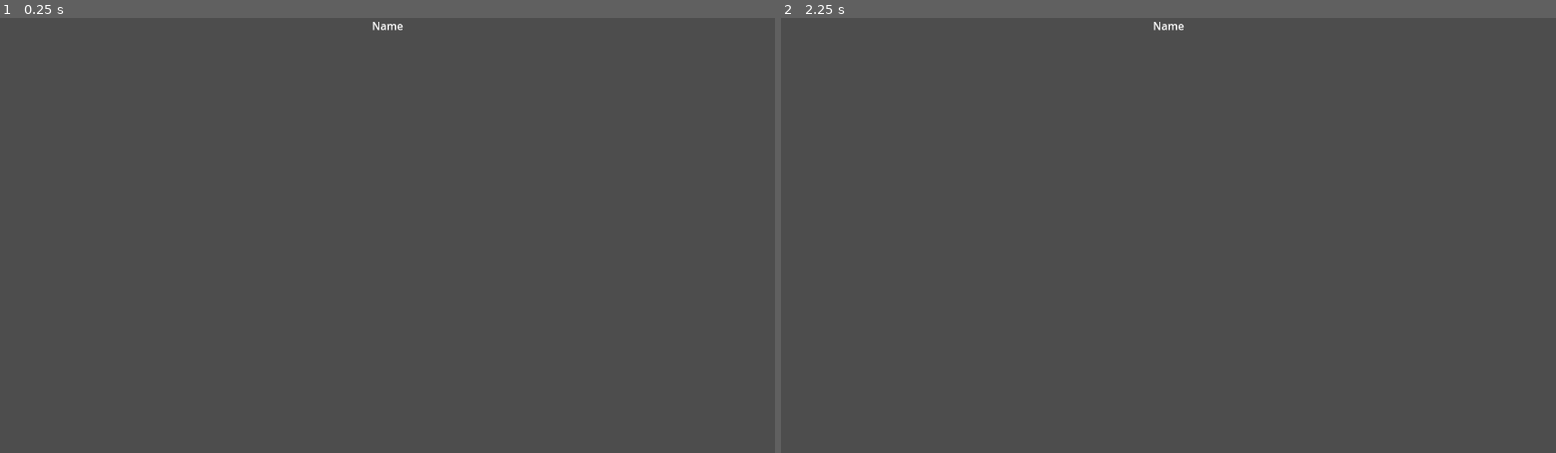
Above: before the commit, frames 1-2 (left to right).
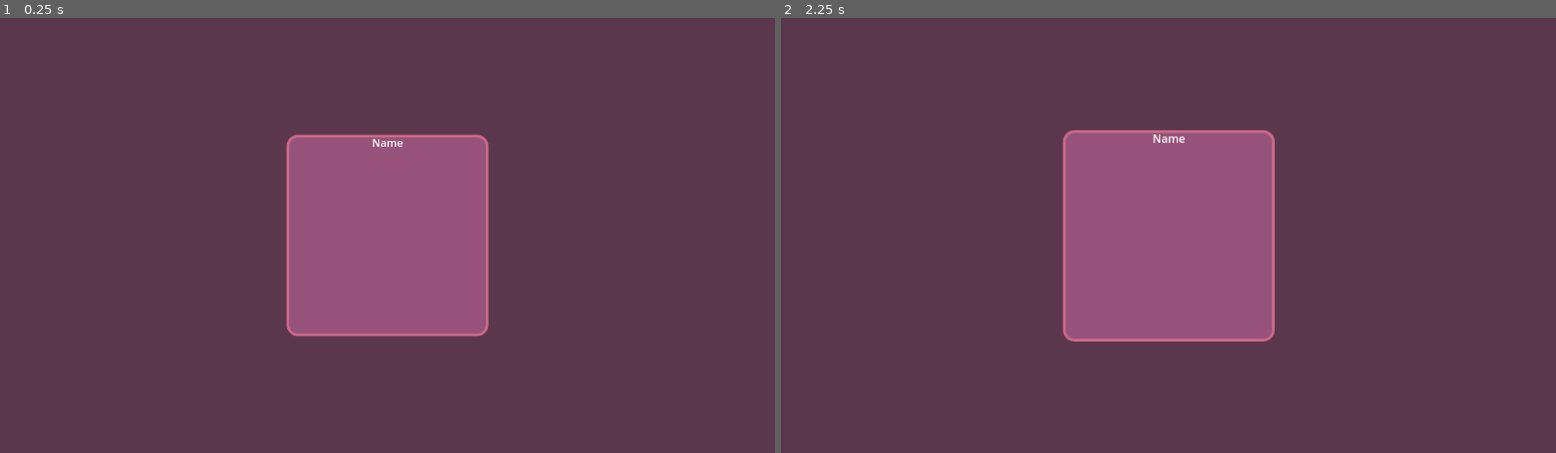
Above: after the commit, the same moments.

Repository: yannis300307/MelatoninLauncher
Game: Godot game, scene res://app_card.tscn
Two runs of this game, one before a commit and one after it. Both use one fixed random seed, a clock stepped at 60 frames per second and the inputs below. This scene is started directly instead of the project's main scene.
Inputs (mouse positions are in pixels of both pictures, inside the frame that each line leads up to):
- Up to frame 1 (0.25 s): no input
- Up to frame 2 (2.25 s): tap Enter at 0.5, 2 s; move the mouse to (1339, 213) at 0.52 s; tap Space at 1.25 s; move the mouse to (1013, 257) at 1.27 s; move the mouse to (1246, 139) at 2.02 s

The runs differ from the first frame. In frame 1, 12% of the frame differs, in the area x 36-64%, y 0-74%; in frame 2, 13%, in the area x 36-64%, y 0-75%.

Commit message:
Better cards

Diff:
--- /dev/null
+++ b/app_card.gd
@@ -0,0 +1,9 @@
+extends Control
+
+
+func _on_mouse_entered() -> void:
+	$AnimationPlayer.play("hover")
+
+
+func _on_mouse_exited() -> void:
+	$AnimationPlayer.play("unhover")
--- a/app_card.tscn
+++ b/app_card.tscn
@@ -1,15 +1,94 @@
-[gd_scene format=3 uid="uid://bxv65nbt07oqc"]
+[gd_scene load_steps=8 format=3 uid="uid://bxv65nbt07oqc"]
 
-[node name="Control" type="Control"]
-custom_minimum_size = Vector2(300, 100)
+[ext_resource type="Script" path="res://app_card.gd" id="1_sjren"]
+[ext_resource type="Texture2D" uid="uid://dffusfndjvkpg" path="res://assets/card_bg.png" id="1_t0xxc"]
+
+[sub_resource type="Theme" id="Theme_x5siw"]
+
+[sub_resource type="Animation" id="Animation_ufd4i"]
+length = 0.001
+tracks/0/type = "value"
+tracks/0/imported = false
+tracks/0/enabled = true
+tracks/0/path = NodePath(".:scale")
+tracks/0/interp = 1
+tracks/0/loop_wrap = true
+tracks/0/keys = {
+"times": PackedFloat32Array(0),
+"transitions": PackedFloat32Array(1),
+"update": 0,
+"values": [Vector2(1, 1)]
+}
+
+[sub_resource type="Animation" id="Animation_l3ig8"]
+resource_name = "hover"
+tracks/0/type = "value"
+tracks/0/imported = false
+tracks/0/enabled = true
+tracks/0/path = NodePath(".:scale")
+tracks/0/interp = 1
+tracks/0/loop_wrap = true
+tracks/0/keys = {
+"times": PackedFloat32Array(0, 0.2),
+"transitions": PackedFloat32Array(2, 1),
+"update": 0,
+"values": [Vector2(1, 1), Vector2(1.05, 1.05)]
+}
+
+[sub_resource type="Animation" id="Animation_d1y77"]
+resource_name = "unhover"
+tracks/0/type = "value"
+tracks/0/imported = false
+tracks/0/enabled = true
+tracks/0/path = NodePath(".:scale")
+tracks/0/interp = 1
+tracks/0/loop_wrap = true
+tracks/0/keys = {
+"times": PackedFloat32Array(0, 0.2),
+"transitions": PackedFloat32Array(2, 1),
+"update": 0,
+"values": [Vector2(1.05, 1.05), Vector2(1, 1)]
+}
+
+[sub_resource type="AnimationLibrary" id="AnimationLibrary_fkl1y"]
+_data = {
+"RESET": SubResource("Animation_ufd4i"),
+"hover": SubResource("Animation_l3ig8"),
+"unhover": SubResource("Animation_d1y77")
+}
+
+[node name="AppCard" type="Control"]
+custom_minimum_size = Vector2(300, 300)
 layout_mode = 3
-anchors_preset = 5
+anchors_preset = 8
 anchor_left = 0.5
+anchor_top = 0.5
 anchor_right = 0.5
-offset_left = -20.0
-offset_right = 20.0
-offset_bottom = 40.0
+anchor_bottom = 0.5
+offset_left = -150.0
+offset_top = -150.0
+offset_right = 150.0
+offset_bottom = 150.0
 grow_horizontal = 2
+grow_vertical = 2
+pivot_offset = Vector2(150, 150)
+size_flags_horizontal = 4
+size_flags_vertical = 4
+theme = SubResource("Theme_x5siw")
+script = ExtResource("1_sjren")
+
+[node name="TextureRect" type="NinePatchRect" parent="."]
+layout_mode = 1
+anchors_preset = 15
+anchor_right = 1.0
+anchor_bottom = 1.0
+grow_horizontal = 2
+grow_vertical = 2
+texture = ExtResource("1_t0xxc")
+patch_margin_left = 10
+patch_margin_top = 10
+patch_margin_right = 10
+patch_margin_bottom = 10
 
 [node name="name" type="Label" parent="."]
 layout_mode = 1
@@ -22,6 +101,25 @@
 grow_horizontal = 2
 text = "Name"
 
-[node name="image" type="Sprite2D" parent="."]
-position = Vector2(0, 30)
-centered = false
+[node name="image" type="TextureRect" parent="."]
+clip_contents = true
+custom_minimum_size = Vector2(250, 250)
+layout_mode = 1
+anchors_preset = 5
+anchor_left = 0.5
+anchor_right = 0.5
+offset_left = -125.0
+offset_top = 30.0
+offset_right = 125.0
+offset_bottom = 280.0
+grow_horizontal = 2
+expand_mode = 3
+stretch_mode = 5
+
+[node name="AnimationPlayer" type="AnimationPlayer" parent="."]
+libraries = {
+"": SubResource("AnimationLibrary_fkl1y")
+}
+
+[connection signal="mouse_entered" from="." to="." method="_on_mouse_entered"]
+[connection signal="mouse_exited" from="." to="." method="_on_mouse_exited"]
--- /dev/null
+++ b/assets/default_theme.tres
@@ -0,0 +1,8 @@
+[gd_resource type="Theme" load_steps=2 format=3 uid="uid://f6003b132kgj"]
+
+[ext_resource type="FontFile" uid="uid://byflj2jh3gji" path="res://assets/SourGummy-VariableFont_wdth,wght.ttf" id="1_p0me2"]
+
+[resource]
+default_font = ExtResource("1_p0me2")
+FlowContainer/constants/h_separation = 8
+FlowContainer/constants/v_separation = 8
--- a/main.gd
+++ b/main.gd
@@ -8,12 +8,12 @@
 	#print("Steam installation path:")
 	#print(await windows_get_steam_path())
 	var steam_utils = SteamUtils.new(steam_registry_path)
-	for i in await steam_utils.get_games_path():
+	for i in await steam_utils.get_games():
 		var app_card = preload("res://app_card.tscn").instantiate()
 		app_card.get_node("name").text = i.name
 		app_card.get_node("image").texture = i.card_image
 
-		$CardsContainer.add_child(app_card)
+		$MarginContainer/CardsContainer.add_child(app_card)
 
 # Called every frame. 'delta' is the elapsed time since the previous frame.
 func _process(delta: float) -> void:
--- a/main.tscn
+++ b/main.tscn
@@ -1,6 +1,7 @@
-[gd_scene load_steps=2 format=3 uid="uid://bkjfhtaacsawm"]
+[gd_scene load_steps=3 format=3 uid="uid://bkjfhtaacsawm"]
 
 [ext_resource type="Script" path="res://main.gd" id="1_f5tec"]
+[ext_resource type="Theme" uid="uid://f6003b132kgj" path="res://assets/default_theme.tres" id="1_y5ryv"]
 
 [node name="Main" type="Control"]
 layout_mode = 3
@@ -9,12 +10,23 @@
 anchor_bottom = 1.0
 grow_horizontal = 2
 grow_vertical = 2
+theme = ExtResource("1_y5ryv")
 script = ExtResource("1_f5tec")
 steam_registry_path = "HKEY_LOCAL_MACHINE\\SOFTWARE\\WOW6432Node\\Valve\\Steam"
 
-[node name="CardsContainer" type="HBoxContainer" parent="."]
-custom_minimum_size = Vector2(100, 0)
-layout_mode = 0
-offset_right = 40.0
-offset_bottom = 40.0
+[node name="MarginContainer" type="MarginContainer" parent="."]
+layout_mode = 1
+anchors_preset = 15
+anchor_right = 1.0
+anchor_bottom = 1.0
+grow_horizontal = 2
+grow_vertical = 2
+theme_override_constants/margin_left = 8
+theme_override_constants/margin_top = 8
+theme_override_constants/margin_right = 8
+theme_override_constants/margin_bottom = 8
+
+[node name="CardsContainer" type="FlowContainer" parent="MarginContainer"]
+custom_minimum_size = Vector2(100, 300)
+layout_mode = 2
 alignment = 1
--- a/project.godot
+++ b/project.godot
@@ -14,3 +14,7 @@
 run/main_scene="res://main.tscn"
 config/features=PackedStringArray("4.3", "Forward Plus")
 config/icon="res://icon.svg"
+
+[rendering]
+
+environment/defaults/default_clear_color=Color(0.356863, 0.215686, 0.301961, 1)
--- a/steam_utils.gd
+++ b/steam_utils.gd
@@ -12,7 +12,7 @@
 	CANT_FIND_GAMES = 3,
 }
 
-func get_games_path():
+func get_games():
 	var steam_path = await windows_get_steam_path()
 
 	var apps_info = []
Binary file added: assets/SourGummy-VariableFont_wdth,wght.ttf
Not shown, added: assets/SourGummy-VariableFont_wdth,wght.ttf.import
Binary file added: assets/card_bg.png
Not shown, added: assets/card_bg.png.import
